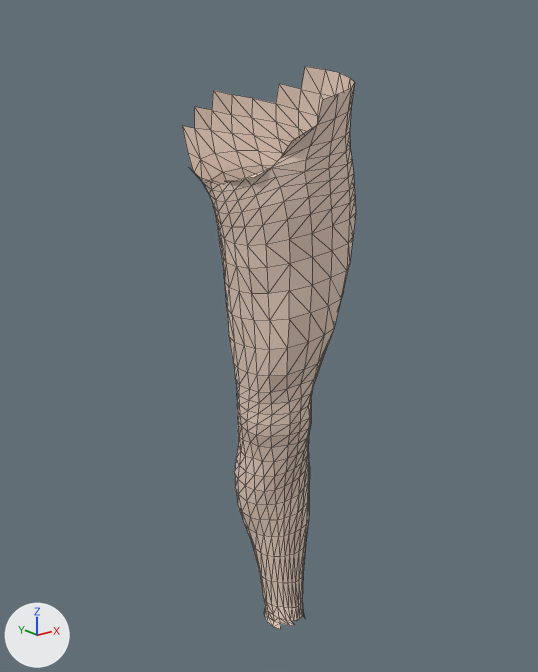
Two versions of the glTF model pipeline/components/body_m_leg_r/export/body_m_leg_r.glb, one commit apart.
One viewpoint serves both versions: a 50 mm lens placed at (-0.51, -0.757, 0.893), pointed at (0.102, 0.008, 0.587). The axes (+X, +Y, +Z) are drawn at lower left. The lights are the same throughout. The picture after the commit comes second. Mesh edges are drawn as thin lines. Vertices at exactly the same position are counted once.

Objects in the first picture: 'body_leg_r'.
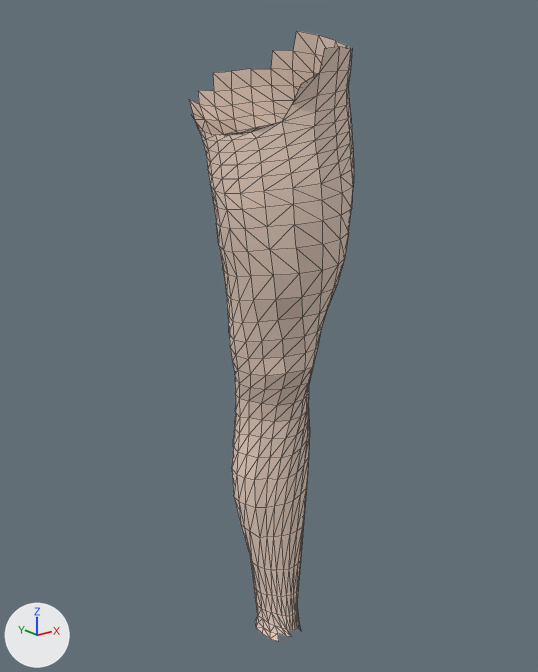
The change, as a diff of the scene's bpy script:
```diff
--- a/pipeline/components/body_m_leg_r/export/body_m_leg_r.glb.py
+++ b/pipeline/components/body_m_leg_r/export/body_m_leg_r.glb.py
@@ me_body_leg_r @@
 # used by ob_body_leg_r; location = (0.0, 0.0, 0.0)
-me_body_leg_r.from_pydata(...)  # 596 vertices, 1136 faces; spans x 0.01..0.183, y -0.117..0.11, z 0.104..0.937
+me_body_leg_r.from_pydata(...)  # 596 vertices, 1136 faces; spans x 0.006..0.178, y -0.121..0.096, z 0.099..0.979
+# me_body_leg_r part 1: 596 of 596 vertices moved; they spanned x 0.01..0.183, y -0.117..0.11, z 0.104..0.937 and now span x 0.006..0.178, y -0.121..0.096, z 0.099..0.979; mean shift (-0.006, -0.004, 0.05)
 me_body_leg_r.materials.append(mat_skin)
```

Where the change shows, as pixel boxes [x1, y1, x2, y2] in the pictures (538 x 672 px):
'body_leg_r', reshaped (9% taller): before [182, 66, 356, 629]; after [189, 30, 354, 641]
